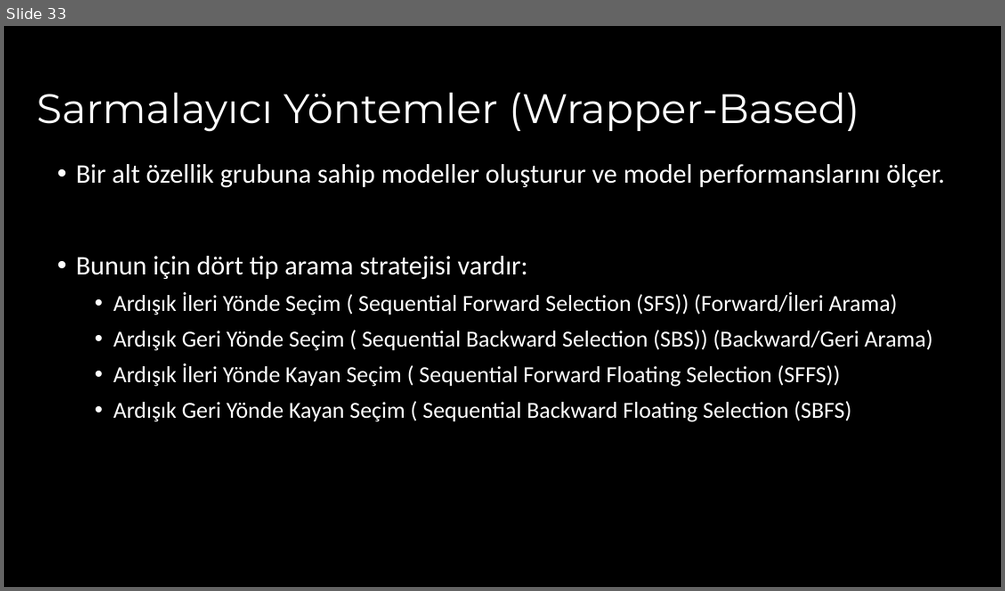
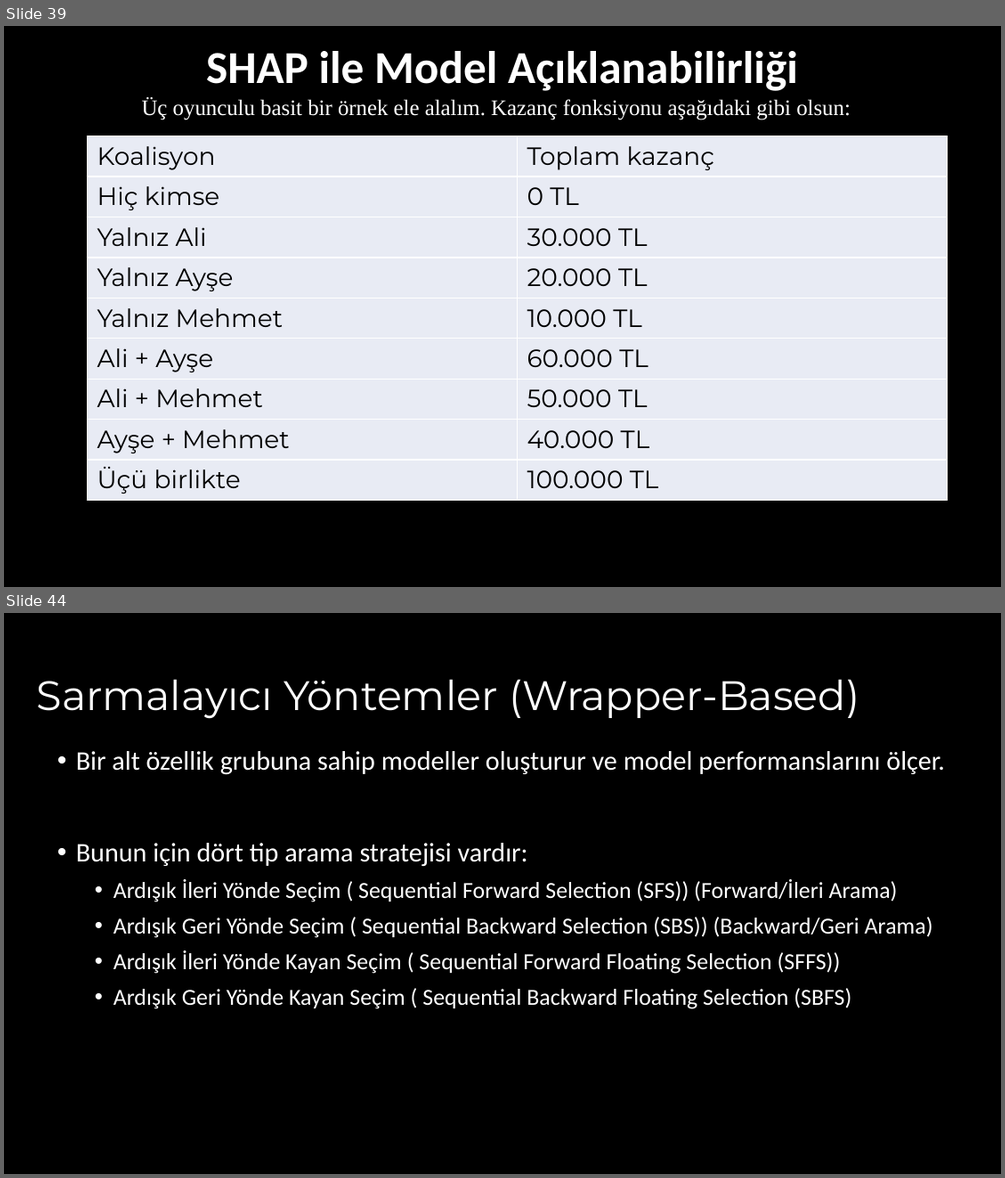
Before and after one commit to akaraci/Makine-Ogrenmesi, a slide deck: Sunular/MÖT-Hafta-5 - Feature_Selection_and_Extraction.pptx. Shown one above the other, each under a label of ours: slide 33 before the commit, slides 39 and 44 after it; the slides between them are not shown. The pictures are 1005x591 and 1005x1178 pixels, drawn with LibreOffice and Linux fonts; fonts in the diff are those of the drawing. Boxes give left, top, right and bottom in pixels: in the first picture for what was removed or moved away, otherwise in the second. Text is boxed around its words. In the diff, an @@ line names an element or a change of style, - is before the commit and + after.

```diff
--- a/Sunular/MÖT-Hafta-5 - Feature_Selection_and_Extraction.pptx
+++ b/Sunular/MÖT-Hafta-5 - Feature_Selection_and_Extraction.pptx
@@ slide 39 added at [4, 26, 1001, 587], background #000000 @@
@@ title added at [206, 51, 798, 91], 33 pt, text #FFFFFF, bold @@
+SHAP ile Model Açıklanabilirliği
@@ text added at [142, 97, 850, 120], 16 pt, text #FFFFFF @@
+Üç oyunculu basit bir örnek ele alalım. Kazanç fonksiyonu aşağıdaki gibi olsun:
@@ table added at [87, 135, 946, 497], 9 rows, 2 columns @@
+Koalisyon | Toplam kazanç
+Hiç kimse | 0 TL
+Yalnız Ali | 30.000 TL
+Yalnız Ayşe | 20.000 TL
+Yalnız Mehmet | 10.000 TL
+Ali + Ayşe | 60.000 TL
+Ali + Mehmet | 50.000 TL
+Ayşe + Mehmet | 40.000 TL
+Üçü birlikte | 100.000 TL
@@ what was slide 33 is now slide 44 @@
```
Also in this commit, not shown: 10 other slides added.
